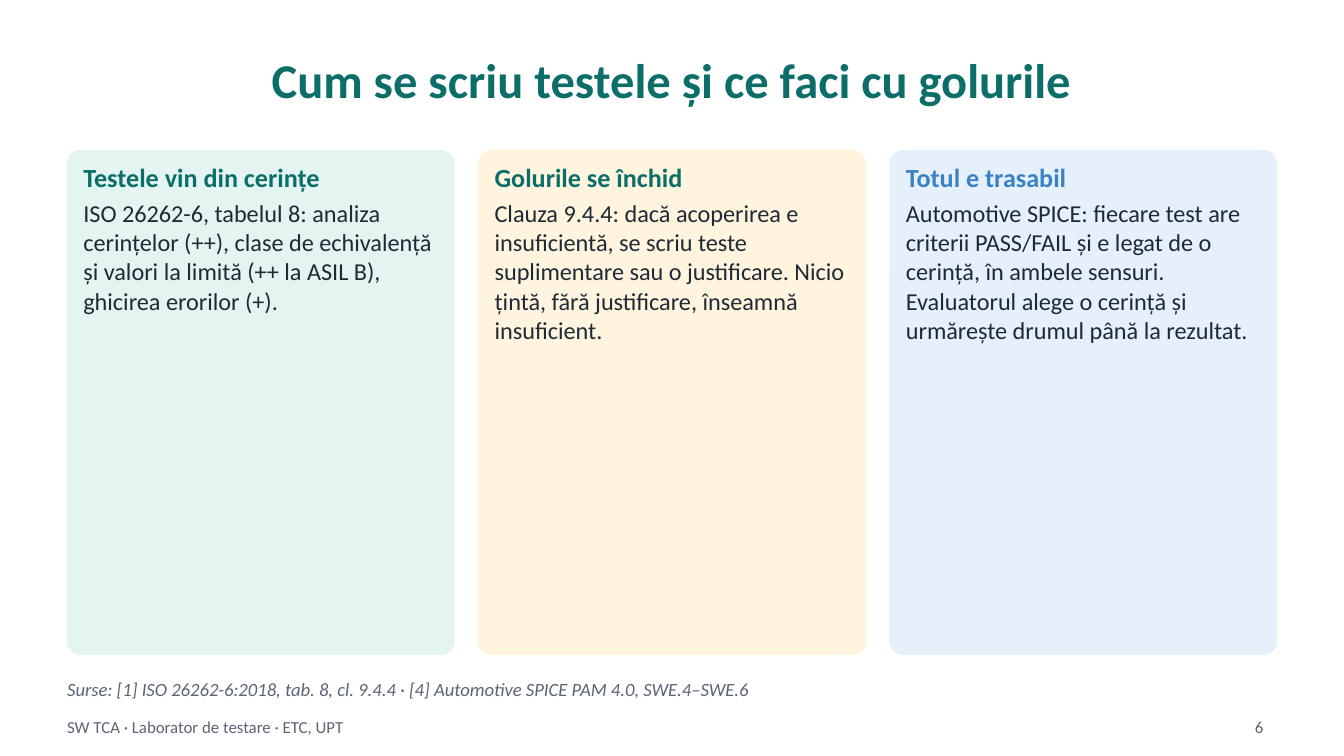
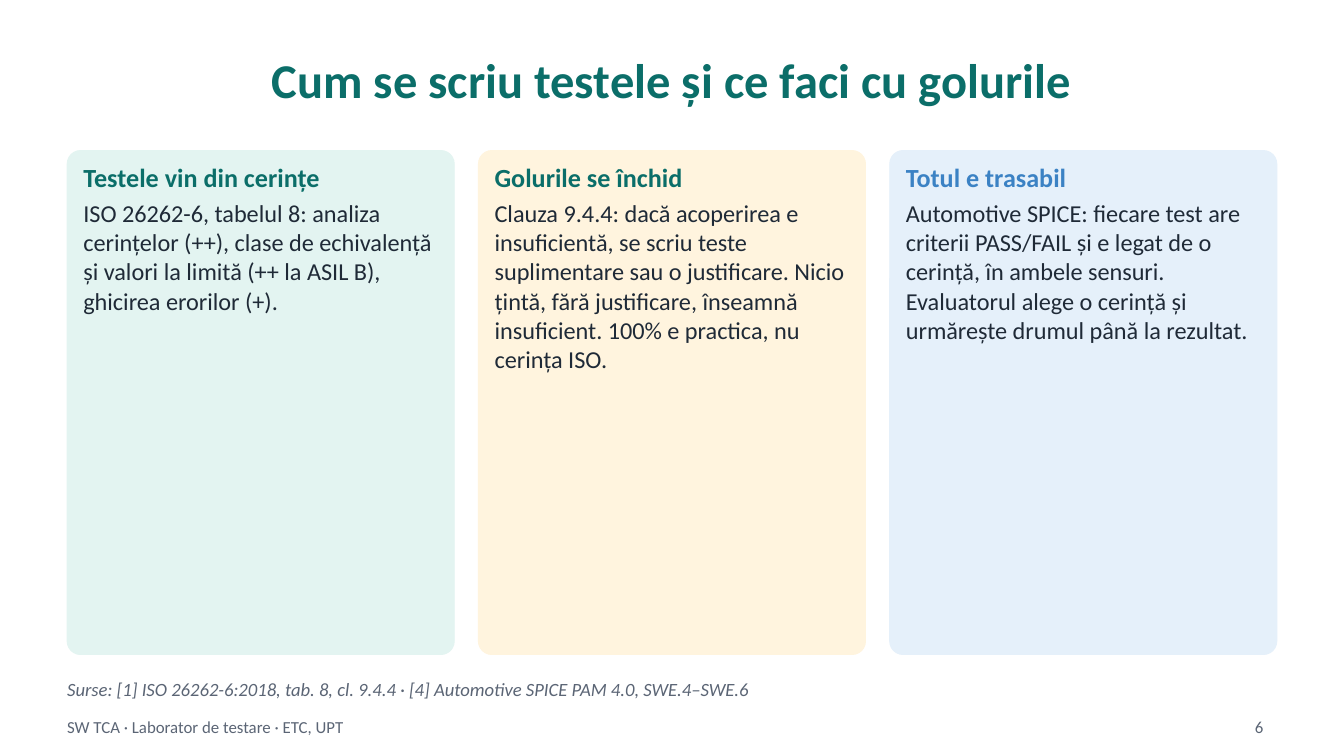
Before and after one commit to madalinatolontan1-ai/sw-tca-lab, a slide deck: slide 6 of materials/SW_TCA_curs_RO.pptx. Drawn at 1344x756 pixels with LibreOffice and Linux fonts; fonts in the diff are those of the drawing. Boxes give left, top, right and bottom in pixels: in the first picture for what was removed or moved away, otherwise in the second. Text is boxed around its words. In the diff, an @@ line names an element or a change of style, - is before the commit and + after.

```diff
--- a/materials/SW_TCA_curs_RO.pptx
+++ b/materials/SW_TCA_curs_RO.pptx
@@ text at (x1=495, y1=205, x2=844, y2=373): text changed @@
-Clauza 9.4.4: dacă acoperirea e insuficientă, se scriu teste suplimentare sau o justificare. Nicio țintă, fără justificare, înseamnă insuficient.
+Clauza 9.4.4: dacă acoperirea e insuficientă, se scriu teste suplimentare sau o justificare. Nicio țintă, fără justificare, înseamnă insuficient. 100% e practica, nu cerința ISO.
```
Also in this commit, not shown: 7 other slides changed, 3 other files.
